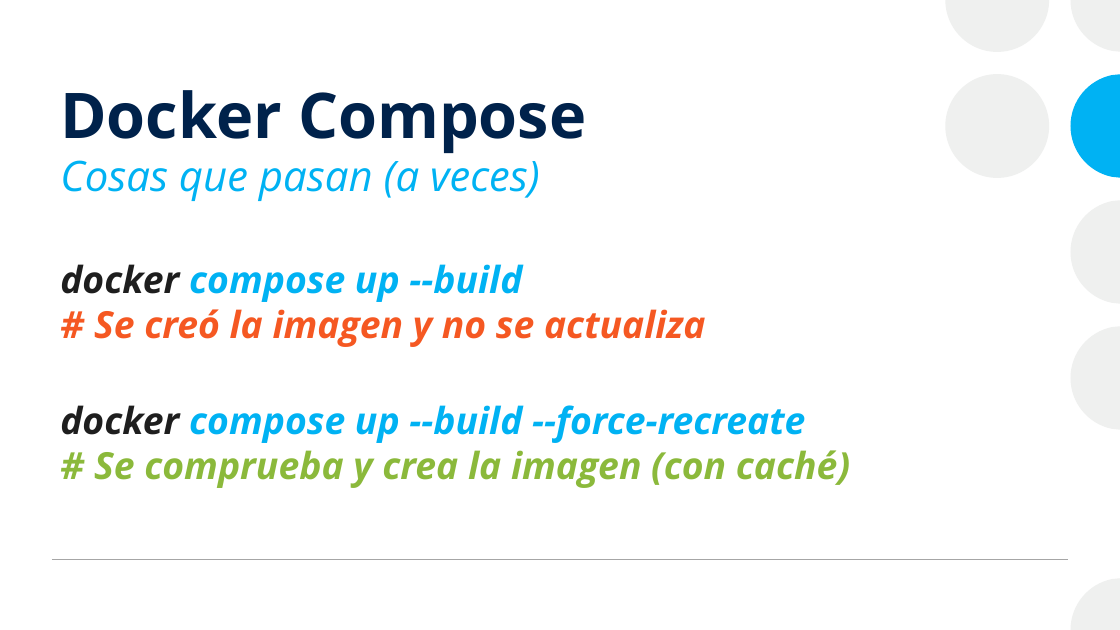
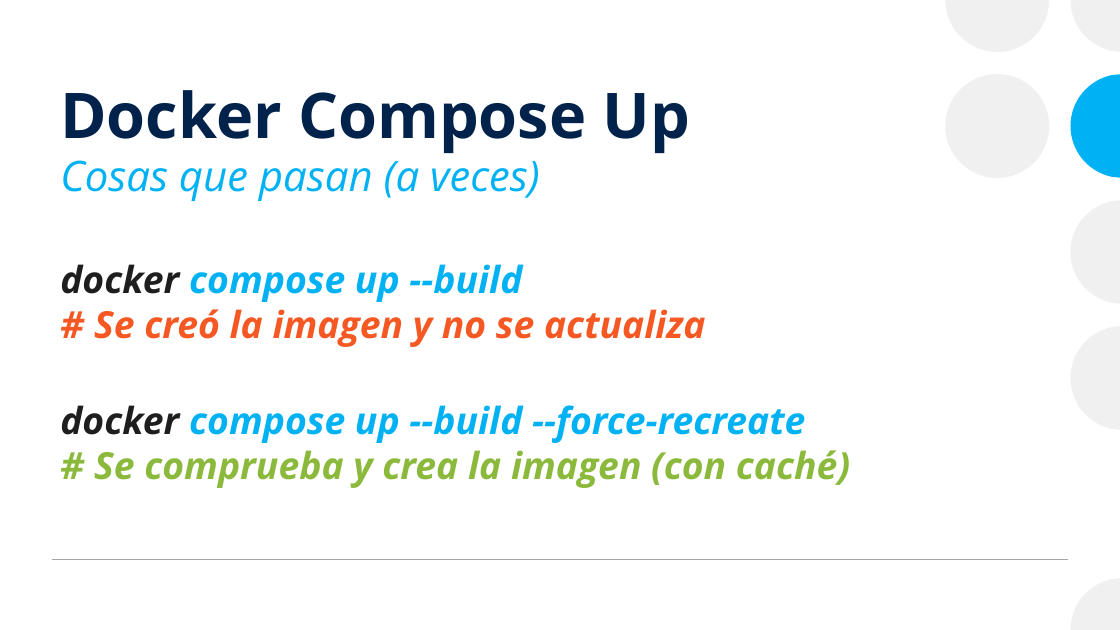
Before and after one commit to josanri/docker-workshop, a slide deck: slide 72 of Introducción a Docker.pptx (slide 71 before the commit). Drawn at 1120x630 pixels with LibreOffice and Linux fonts; fonts in the diff are those of the drawing. Boxes give left, top, right and bottom in pixels: in the first picture for what was removed or moved away, otherwise in the second. Text is boxed around its words. In the diff, an @@ line names an element or a change of style, - is before the commit and + after.

```diff
--- a/Introducción a Docker.pptx
+++ b/Introducción a Docker.pptx
@@ title at <box>60,90,690,153</box>: text changed @@
-Docker Compose
+Docker Compose Up
```
Also in this commit, not shown: 8 other slides changed, 1 slide added, 1 other file.
